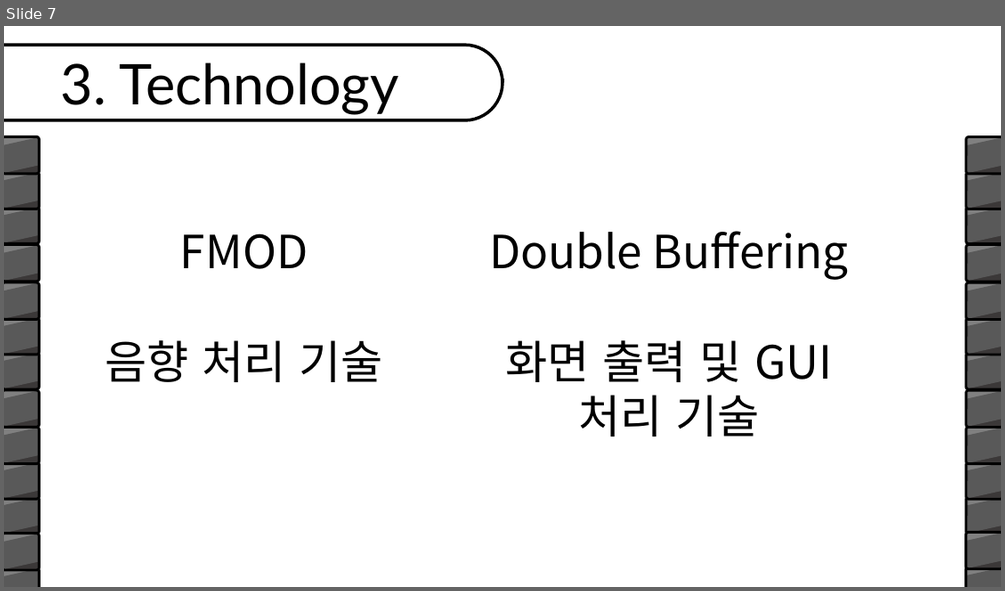
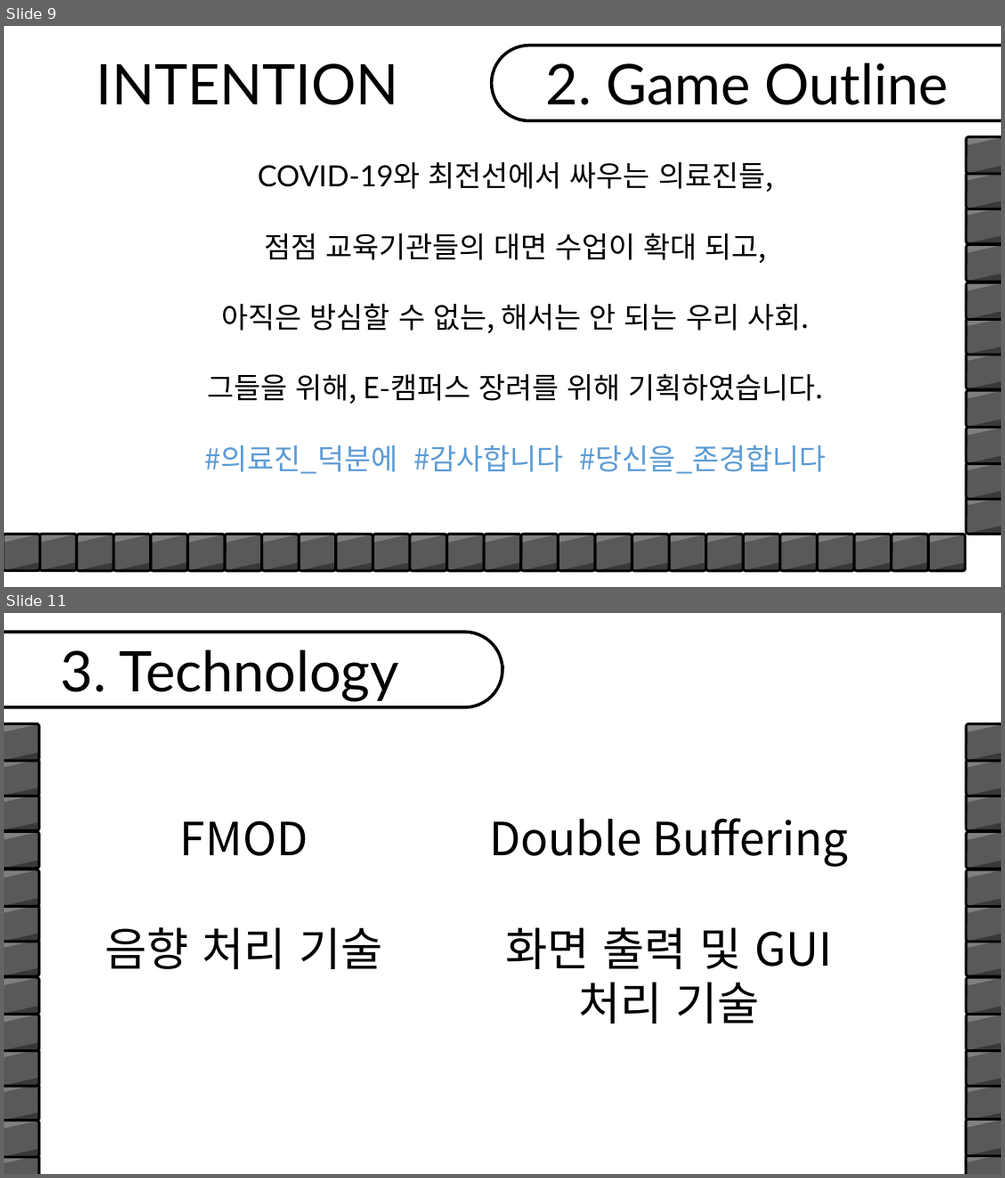
Before and after one commit to simplex3510/Game_Major_1Grade_teamProject, a slide deck: Take Me Campus/Design/팀 프로젝트_202010961_이윤석.pptx. Shown one above the other, each under a label of ours: slide 7 before the commit, slides 9 and 11 after it; the slides between them are not shown. The pictures are 1005x591 and 1005x1178 pixels, drawn with LibreOffice and Linux fonts; fonts in the diff are those of the drawing; background and template pictures are left out. Boxes give left, top, right and bottom in pixels: in the first picture for what was removed or moved away, otherwise in the second. Text is boxed around its words. In the diff, an @@ line names an element or a change of style, - is before the commit and + after.

```diff
--- a/Take Me Campus/Design/팀 프로젝트_202010961_이윤석.pptx
+++ b/Take Me Campus/Design/팀 프로젝트_202010961_이윤석.pptx
@@ slide 9 added at [4, 26, 1001, 587], background picture (left out) @@
@@ rounded rectangle added at [492, 46, 1001, 121], fill #FFFFFF, outline #000000 3 pt @@
@@ text added at [96, 63, 399, 105], 54 pt, text #000000 @@
+INTENTION
@@ text added at [546, 62, 948, 105], 54 pt, text #000000 @@
+2. Game Outline
@@ group added at [966, 136, 1001, 534]: 33 freeform shapes, 11 rounded rectangles @@
@@ text added at [258, 162, 773, 192], 28 pt, text #000000 @@
+COVID-19와 최전선에서 싸우는 의료진들,
@@ text added at [264, 232, 767, 263], 28 pt, text #000000 @@
+점점 교육기관들의 대면 수업이 확대 되고,
@@ text added at [222, 303, 809, 333], 28 pt, text #000000 @@
+아직은 방심할 수 없는, 해서는 안 되는 우리 사회.
@@ text added at [207, 373, 824, 403], 28 pt, text #000000 @@
+그들을 위해, E-캠퍼스 장려를 위해 기획하였습니다.
@@ text added at [205, 444, 825, 474], 28 pt, text #5B9BD5 @@
+#의료진_덕분에 #감사합니다 #당신을_존경합니다
@@ group added at [4, 534, 966, 571]: 78 freeform shapes, 26 rounded rectangles @@
@@ what was slide 7 is now slide 11 @@
```
Also in this commit, not shown: 3 slides changed, 7 other slides added, 6 other files.
